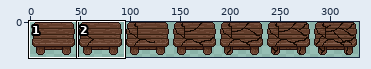
A sprite sheet gets an edit: asset/img/room/furniture/table_47x35.png. The picture above shows the old version from afar; the outline marks the close-up.
Close-up. The starting point:
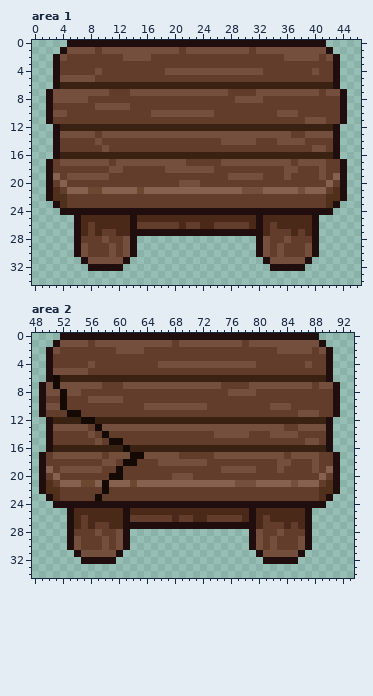
The file is 329x35 pixels. Colours within 5 levels of each other are drawn and written as one. Shown: area 1: x 0..46, y 0..34; area 2: x 48..93, y 0..34. The old version is drawn lined up with the new one. The commit also changed other parts of the picture, which this record leaves out.
The result:
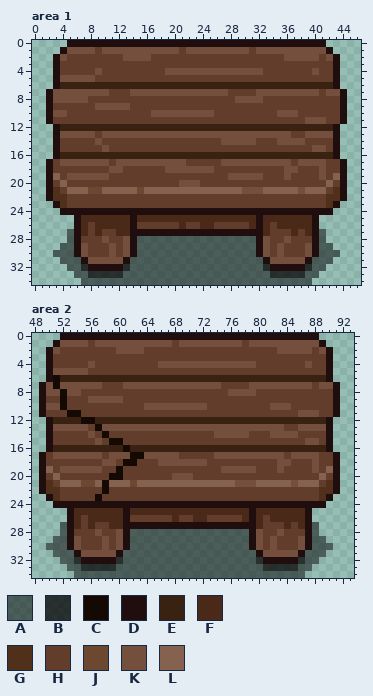
Palette (. is transparent): A #08080886  B #080808c6  C #150903  D #1f0e0d  E #392212  F #4b2918  G #50301b  H #623d2b  J #6d4830  K #754f3d  L #856150
From old to new:
whole drawing moved by +0,-2 (the old picture is shown already moved)
Area 1:
y 27: x 5 . -> A; x 41 . -> A
y 28: x 5 . -> A; x 15..31 ................. -> AAAAAAAAAAAAAAAAA; x 41 . -> A
y 29: x 4..5 .. -> AA; x 15..31 ................. -> AAAAAAAAAAAAAAAAA; x 41..42 .. -> AA
y 30: x 3..5 ... -> AAA; x 15..31 ................. -> AAAAAAAAAAAAAAAAA; x 41..43 ... -> AAA
y 31: x 4..6 ... -> AAA; x 14..32 ................... -> AAAAAAAAAAAAAAAAAAA; x 40..42 ... -> AAA
y 32: x 5..7 ... -> AAB; x 13..33 ..................... -> BAAAAAAAAAAAAAAAAAAAB; x 39..41 ... -> BAA
y 33: x 6..40 ................................... -> AABBBBBAAAAAAAAAAAAAAAAAAAAABBBBBAA
y 34: x 7..39 ................................. -> AAAAAAAAAAAAAAAAAAAAAAAAAAAAAAAAA
Area 2:
y 27: x 52 . -> A; x 88 . -> A
y 28: x 52 . -> A; x 62..78 ................. -> AAAAAAAAAAAAAAAAA; x 88 . -> A
y 29: x 51..52 .. -> AA; x 62..78 ................. -> AAAAAAAAAAAAAAAAA; x 88..89 .. -> AA
y 30: x 50..52 ... -> AAA; x 62..78 ................. -> AAAAAAAAAAAAAAAAA; x 88..90 ... -> AAA
y 31: x 51..53 ... -> AAA; x 61..79 ................... -> AAAAAAAAAAAAAAAAAAA; x 87..89 ... -> AAA
y 32: x 52..54 ... -> AAB; x 60..80 ..................... -> BAAAAAAAAAAAAAAAAAAAB; x 86..88 ... -> BAA
y 33: x 53..87 ................................... -> AABBBBBAAAAAAAAAAAAAAAAAAAAABBBBBAA
y 34: x 54..86 ................................. -> AAAAAAAAAAAAAAAAAAAAAAAAAAAAAAAAA
Changed places in both close-ups, as pixel boxes (x1, y1, x2, y2):
added: (53, 229, 340, 285)
added: (46, 522, 333, 578)
